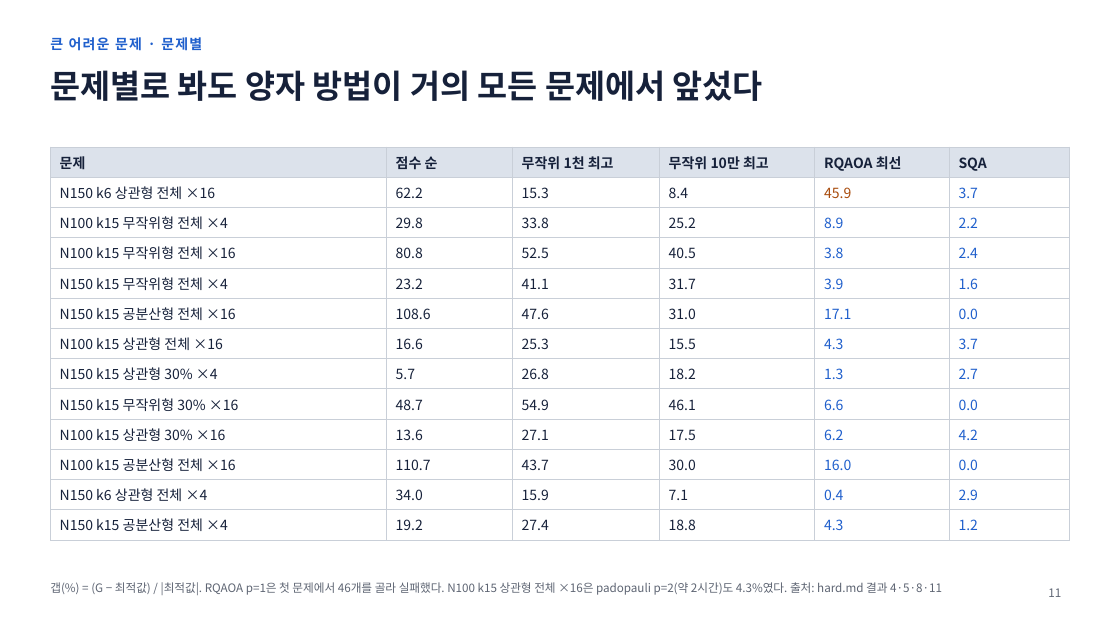
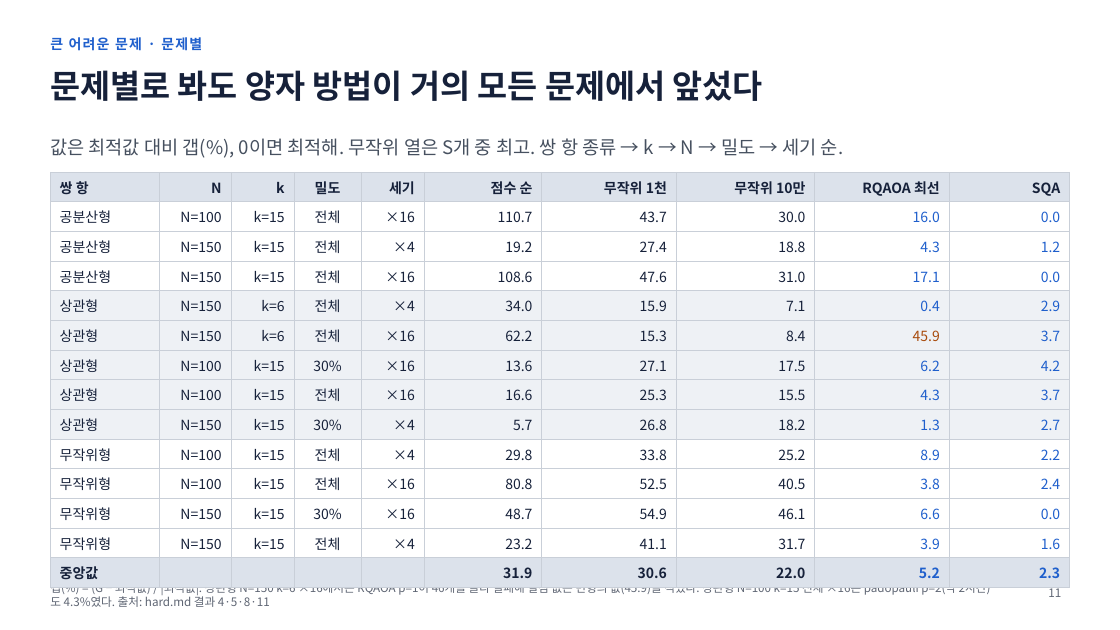
Before and after one commit to 202155570/norma-qaoa, a slide deck: slide 11 of docs/qaoa_vs_baselines_2026-11-24.pptx. Drawn at 1120x630 pixels with LibreOffice and Linux fonts; fonts in the diff are those of the drawing. Boxes give left, top, right and bottom in pixels: in the first picture for what was removed or moved away, otherwise in the second. Text is boxed around its words. In the diff, an @@ line names an element or a change of style, - is before the commit and + after.

```diff
--- a/docs/qaoa_vs_baselines_2026-11-24.pptx
+++ b/docs/qaoa_vs_baselines_2026-11-24.pptx
@@ text added at <box>50,138,843,158</box>, 16 pt, text #46505F @@
+값은 최적값 대비 갭(%), 0이면 최적해. 무작위 열은 S개 중 최고. 쌍 항 종류 → k → N → 밀도 → 세기 순.
@@ table at <box>50,172,1070,583</box> @@
-문제 | 점수 순 | 무작위 1천 최고 | 무작위 10만 최고 | RQAOA 최선 | SQA
-N150 k6 상관형 전체 ×16 | 62.2 | 15.3 | 8.4 | 45.9 | 3.7
-N100 k15 무작위형 전체 ×4 | 29.8 | 33.8 | 25.2 | 8.9 | 2.2
-N100 k15 무작위형 전체 ×16 | 80.8 | 52.5 | 40.5 | 3.8 | 2.4
-N150 k15 무작위형 전체 ×4 | 23.2 | 41.1 | 31.7 | 3.9 | 1.6
-N150 k15 공분산형 전체 ×16 | 108.6 | 47.6 | 31.0 | 17.1 | 0.0
-N100 k15 상관형 전체 ×16 | 16.6 | 25.3 | 15.5 | 4.3 | 3.7
-N150 k15 상관형 30% ×4 | 5.7 | 26.8 | 18.2 | 1.3 | 2.7
-N150 k15 무작위형 30% ×16 | 48.7 | 54.9 | 46.1 | 6.6 | 0.0
-N100 k15 상관형 30% ×16 | 13.6 | 27.1 | 17.5 | 6.2 | 4.2
-N100 k15 공분산형 전체 ×16 | 110.7 | 43.7 | 30.0 | 16.0 | 0.0
-N150 k6 상관형 전체 ×4 | 34.0 | 15.9 | 7.1 | 0.4 | 2.9
-N150 k15 공분산형 전체 ×4 | 19.2 | 27.4 | 18.8 | 4.3 | 1.2
+쌍 항 | N | k | 밀도 | 세기 | 점수 순 | 무작위 1천 | 무작위 10만 | RQAOA 최선 | SQA
+공분산형 | N=100 | k=15 | 전체 | ×16 | 110.7 | 43.7 | 30.0 | 16.0 | 0.0
+공분산형 | N=150 | k=15 | 전체 | ×4 | 19.2 | 27.4 | 18.8 | 4.3 | 1.2
+공분산형 | N=150 | k=15 | 전체 | ×16 | 108.6 | 47.6 | 31.0 | 17.1 | 0.0
+상관형 | N=150 | k=6 | 전체 | ×4 | 34.0 | 15.9 | 7.1 | 0.4 | 2.9
+상관형 | N=150 | k=6 | 전체 | ×16 | 62.2 | 15.3 | 8.4 | 45.9 | 3.7
+상관형 | N=100 | k=15 | 30% | ×16 | 13.6 | 27.1 | 17.5 | 6.2 | 4.2
+상관형 | N=100 | k=15 | 전체 | ×16 | 16.6 | 25.3 | 15.5 | 4.3 | 3.7
+상관형 | N=150 | k=15 | 30% | ×4 | 5.7 | 26.8 | 18.2 | 1.3 | 2.7
+무작위형 | N=100 | k=15 | 전체 | ×4 | 29.8 | 33.8 | 25.2 | 8.9 | 2.2
+무작위형 | N=100 | k=15 | 전체 | ×16 | 80.8 | 52.5 | 40.5 | 3.8 | 2.4
+무작위형 | N=150 | k=15 | 30% | ×16 | 48.7 | 54.9 | 46.1 | 6.6 | 0.0
+무작위형 | N=150 | k=15 | 전체 | ×4 | 23.2 | 41.1 | 31.7 | 3.9 | 1.6
+중앙값 |  |  |  |  | 31.9 | 30.6 | 22.0 | 5.2 | 2.3
@@ table: place and size @@
-table at <box>50,147,1070,535</box>
+table at <box>50,172,1070,583</box>
@@ text at <box>50,588,991,607</box>: text changed @@
-갭(%) = (G − 최적값) / |최적값|. RQAOA p=1은 첫 문제에서 46개를 골라 실패했다. N100 k15 상관형 전체 ×16은 padopauli p=2(약 2시간)도 4.3%였다. 출처: hard.md 결과 4·5·8·11
+갭(%) = (G − 최적값) / |최적값|. 상관형 N=150 k=6 ×16에서는 RQAOA p=1이 46개를 골라 실패해 벌점 없는 변형의 값(45.9)을 적었다. 상관형 N=100 k=15 전체 ×16은 padopauli p=2(약 2시간)도 4.3%였다. 출처: hard.md 결과 4·5·8·11
```
Also in this commit, not shown: 3 other slides changed, 9 other files.
